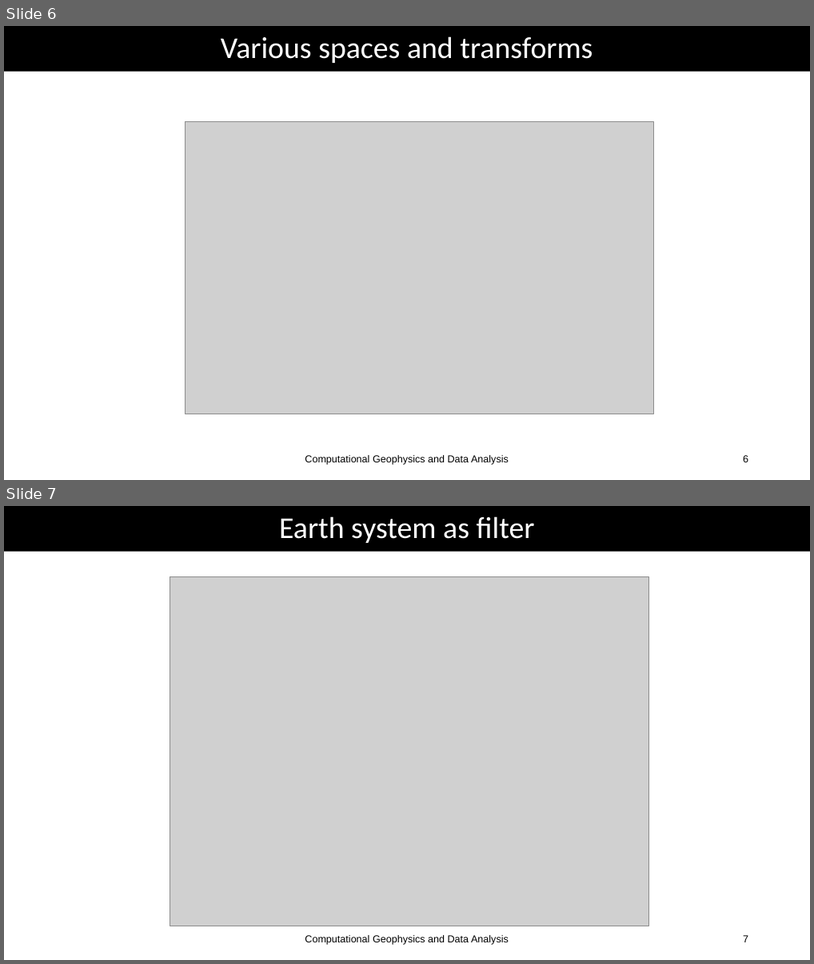
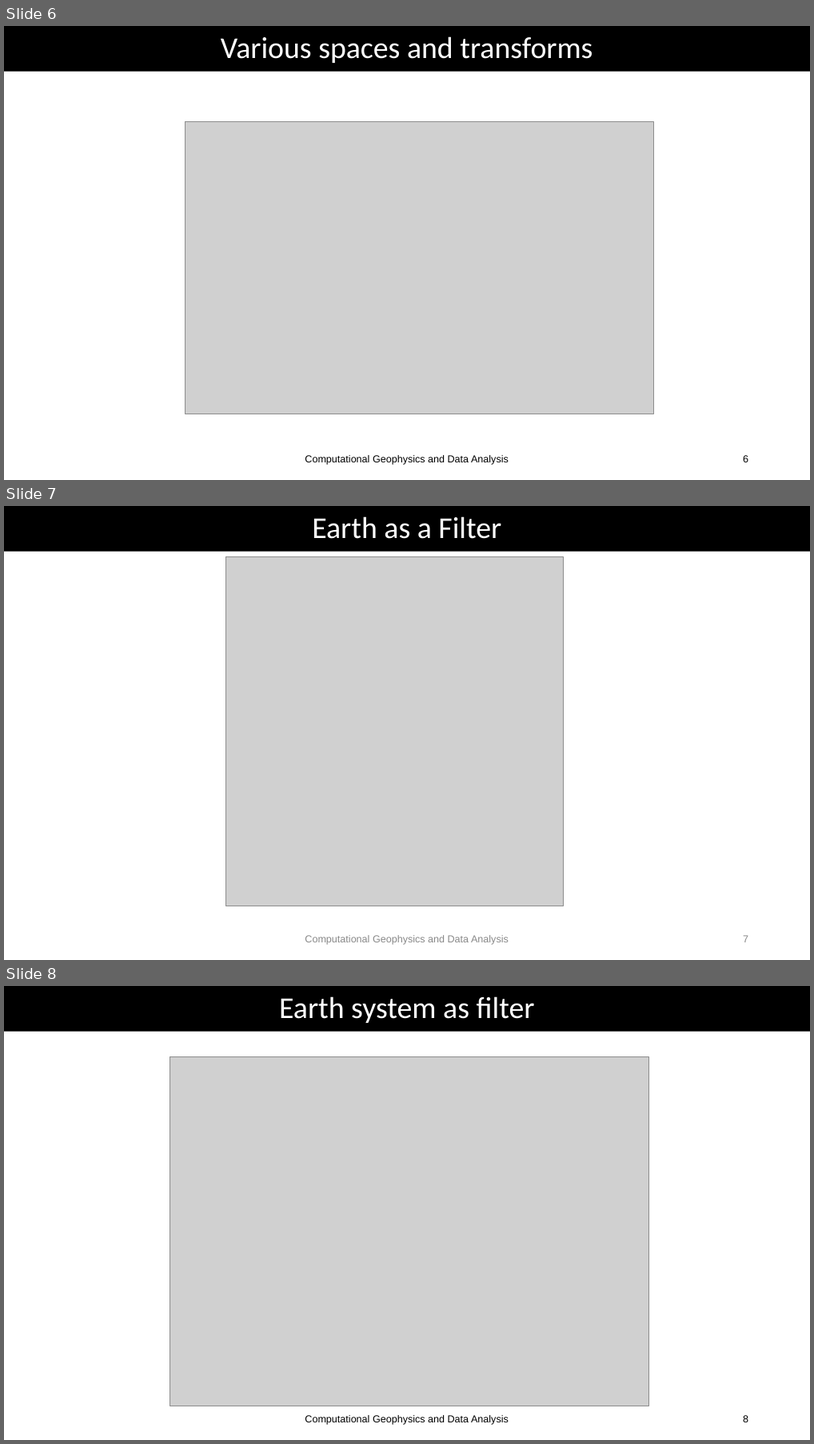
Before and after one commit to heinerigel/GDA2020, a slide deck: Wednesday/Lectures/01_linearsystems.ppt. Shown one above the other, each under a label of ours: slides 6 and 7 before the commit, slides 6, 7 and 8 after it. The pictures are 814x964 and 814x1444 pixels, drawn with LibreOffice and Linux fonts; fonts in the diff are those of the drawing; grey boxes stand for pictures. Boxes give left, top, right and bottom in pixels: in the first picture for what was removed or moved away, otherwise in the second. Text is boxed around its words. In the diff, an @@ line names an element or a change of style, - is before the commit and + after.

```diff
--- a/Wednesday/Lectures/01_linearsystems.ppt
+++ b/Wednesday/Lectures/01_linearsystems.ppt
@@ slide 7 added at [4,506,810,960], background #FFFFFF @@
@@ title added at [4,506,810,552], fill #000000, 36 pt, text #FFFFFF @@
+Earth as a Filter
@@ picture added at [226,556,563,905] @@
@@ text added at [305,935,509,944], 12 pt, text #898989 @@
+Computational Geophysics and Data Analysis
@@ page number added at [743,935,749,942], 12 pt, text #898989 @@
+7
@@ what was slide 7 is now slide 8 @@
@@ page number at [743,1415,749,1422]: text changed @@
-7
+8
```
Also in this commit, not shown: 2 other files.
